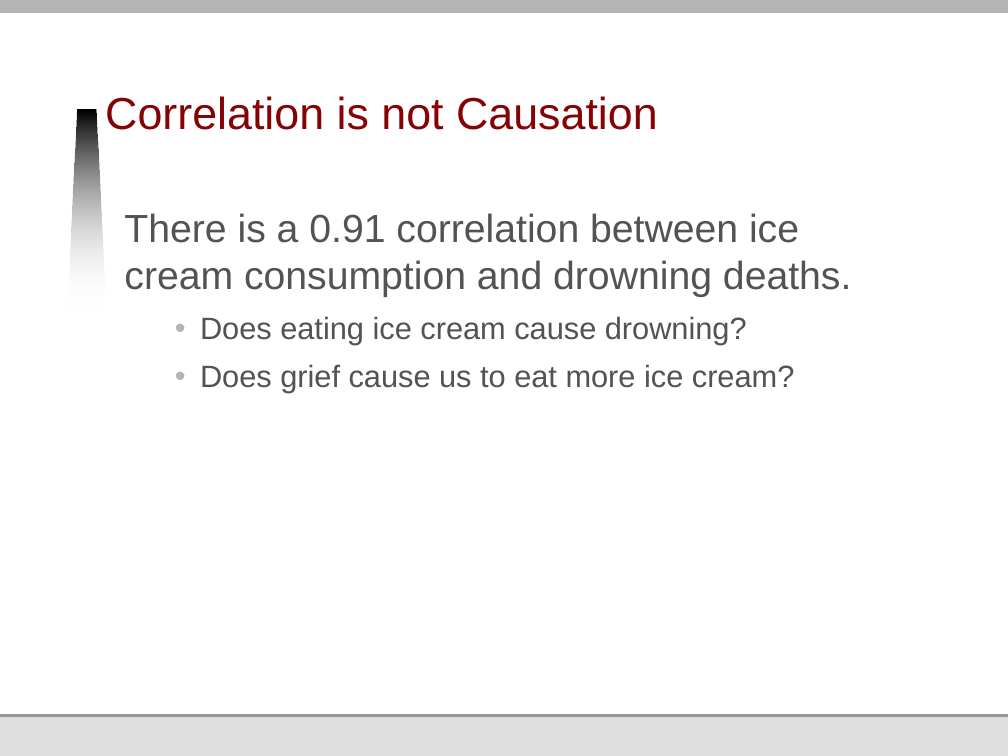
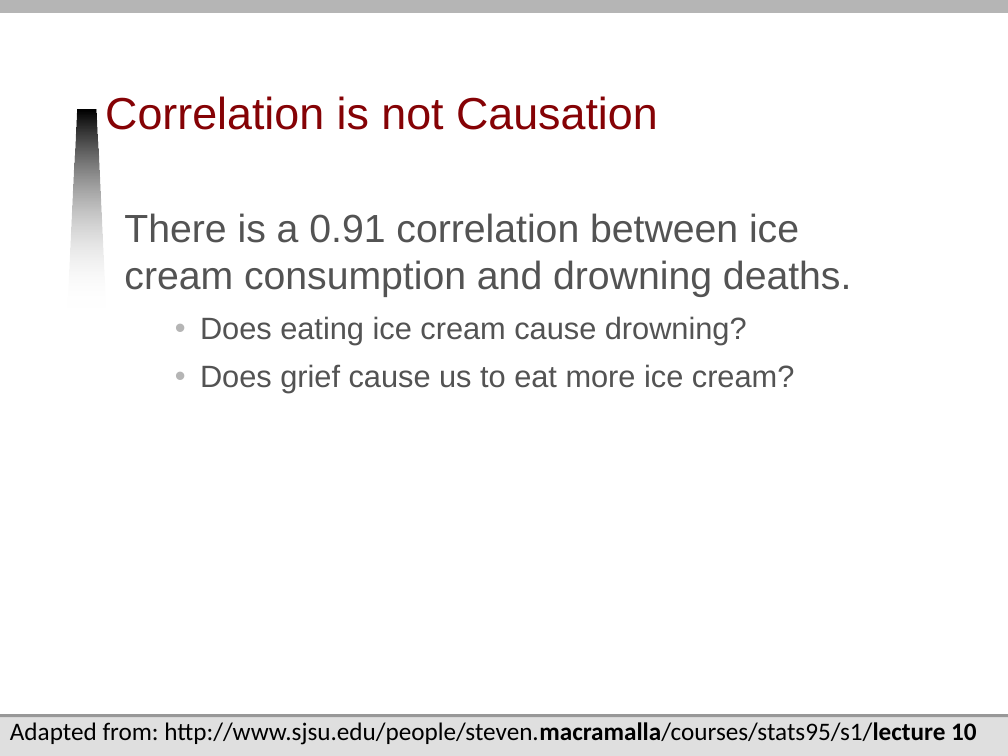
Before and after one commit to jmankoff/data, a slide deck: slide 43 of Lectures/9 Correlation and Regression.pptx. Drawn at 1008x756 pixels with LibreOffice and Linux fonts; fonts in the diff are those of the drawing; background and template pictures are left out. Boxes give left, top, right and bottom in pixels: in the first picture for what was removed or moved away, otherwise in the second. Text is boxed around its words. In the diff, an @@ line names an element or a change of style, - is before the commit and + after.

```diff
--- a/Lectures/9 Correlation and Regression.pptx
+++ b/Lectures/9 Correlation and Regression.pptx
@@ text added at box(10, 722, 977, 745), 18 pt, text #000000 @@
+Adapted from: http://www.sjsu.edu/people/steven.macramalla/courses/stats95/s1/lecture 10
```
Also in this commit, not shown: 50 other slides changed, 6 slides added, 3 slides removed.
